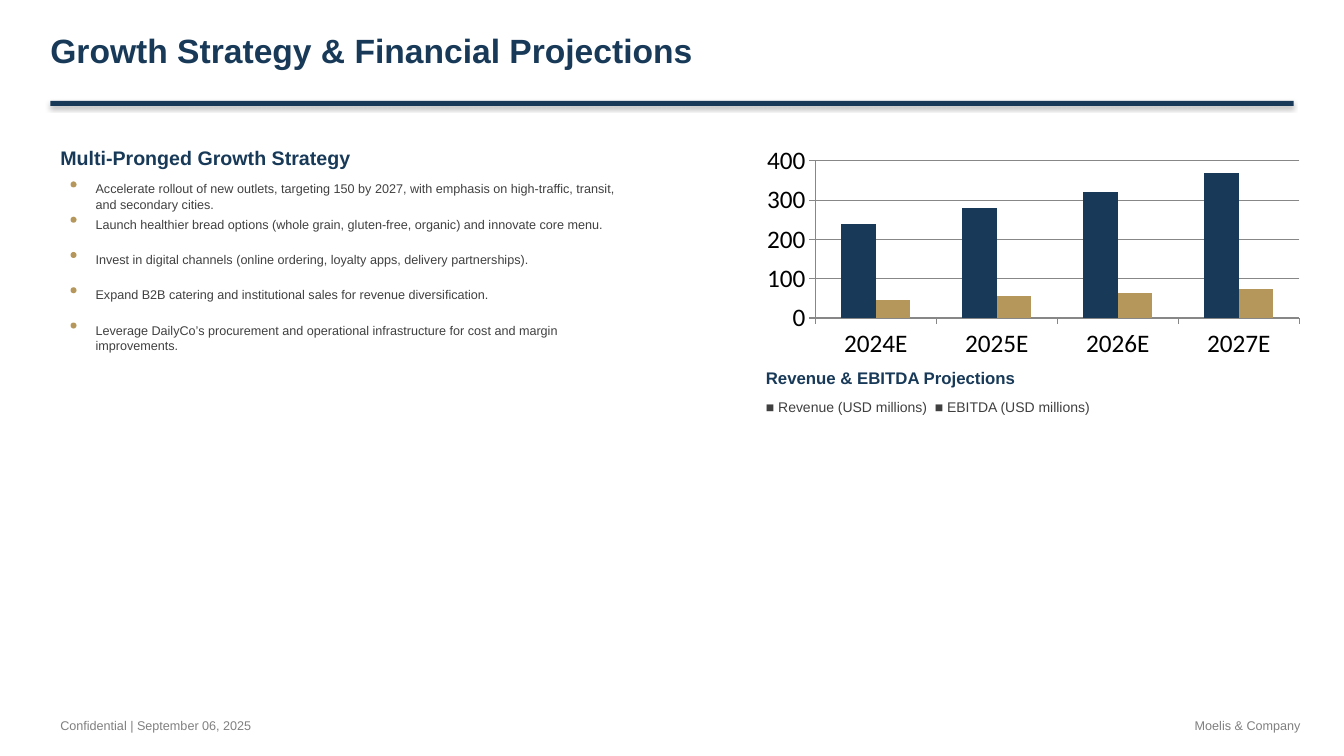
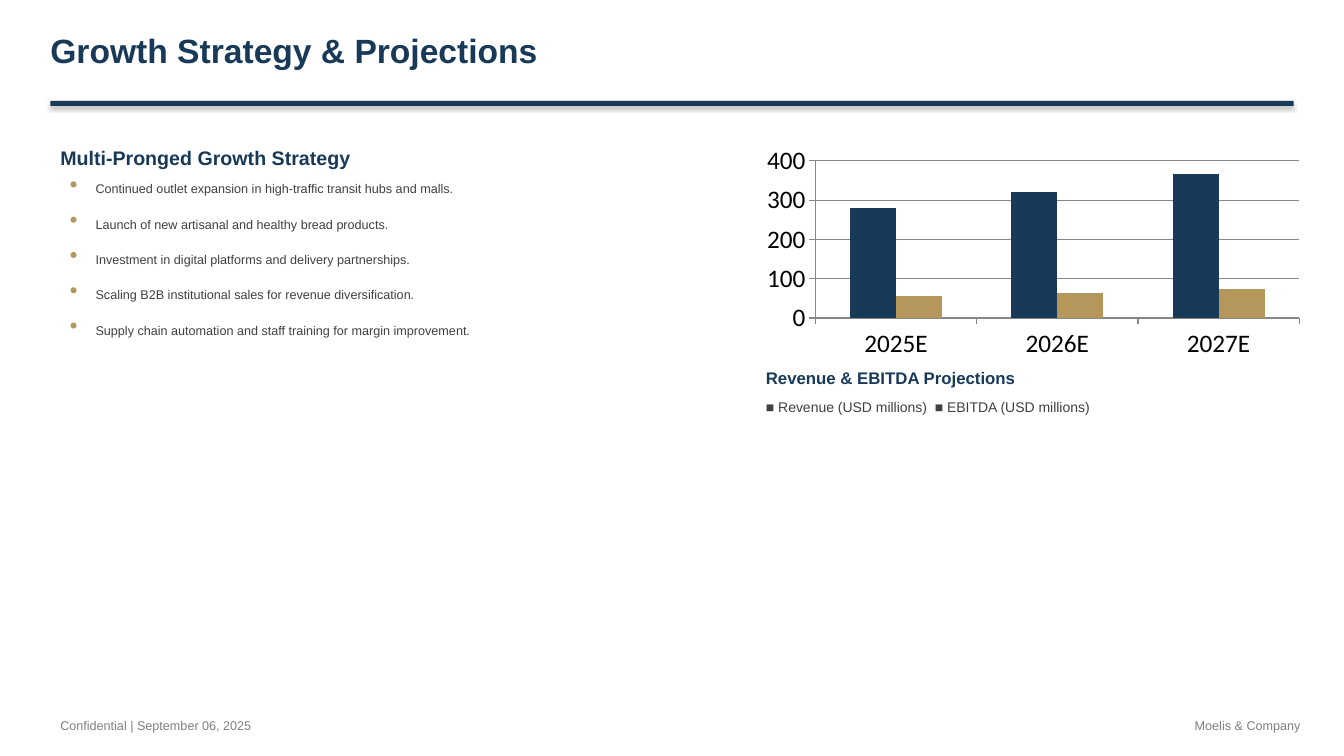
Before and after one commit to alinvb/slide_generator, a slide deck: slide 7 of ai_generated_deck.pptx. Drawn at 1344x756 pixels with LibreOffice and Linux fonts; fonts in the diff are those of the drawing. Boxes give left, top, right and bottom in pixels: in the first picture for what was removed or moved away, otherwise in the second. Text is boxed around its words. In the diff, an @@ line names an element or a change of style, - is before the commit and + after.

```diff
--- a/ai_generated_deck.pptx
+++ b/ai_generated_deck.pptx
@@ text at [50, 38, 538, 70]: text changed @@
-Growth Strategy & Financial Projections
+Growth Strategy & Projections
@@ column chart at [756, 141, 1311, 363] @@
-categories: 2024E, 2025E, 2026E, 2027E
+categories: 2025E, 2026E, 2027E
-Series 1: 240, 280, 320, 370
+Series 1: 280, 320, 360
-Series 2: 50, 60, 60, 70
+Series 2: 60, 60, 70
@@ text at [96, 184, 453, 196]: text changed @@
-Accelerate rollout of new outlets, targeting 150 by 2027, with emphasis on high-traffic, transit, and secondary cities.
+Continued outlet expansion in high-traffic transit hubs and malls.
@@ text at [96, 220, 389, 232]: text changed @@
-Launch healthier bread options (whole grain, gluten-free, organic) and innovate core menu.
+Launch of new artisanal and healthy bread products.
@@ text at [96, 255, 410, 267]: text changed @@
-Invest in digital channels (online ordering, loyalty apps, delivery partnerships).
+Investment in digital platforms and delivery partnerships.
@@ text at [96, 290, 414, 302]: text changed @@
-Expand B2B catering and institutional sales for revenue diversification.
+Scaling B2B institutional sales for revenue diversification.
@@ text at [96, 326, 470, 338]: text changed @@
-Leverage DailyCo’s procurement and operational infrastructure for cost and margin improvements.
+Supply chain automation and staff training for margin improvement.
```
Also in this commit, not shown: 10 other slides changed, 5 slides added, 2 slides removed, 2 other files.
